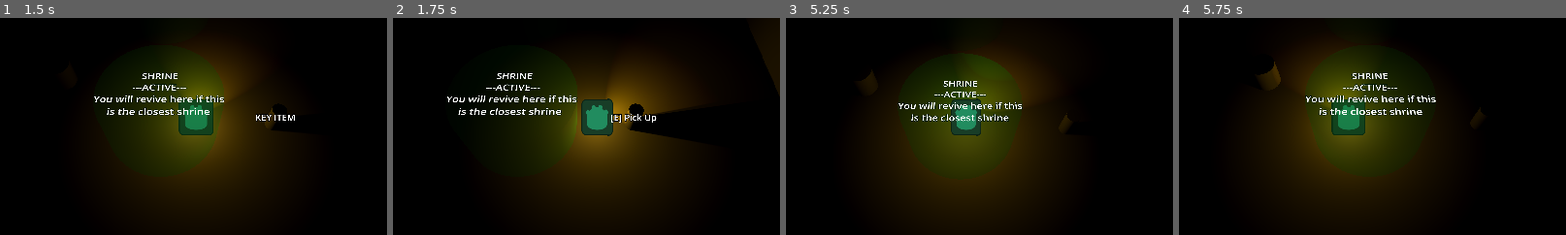
Above: before the commit, frames 1-4 (left to right).
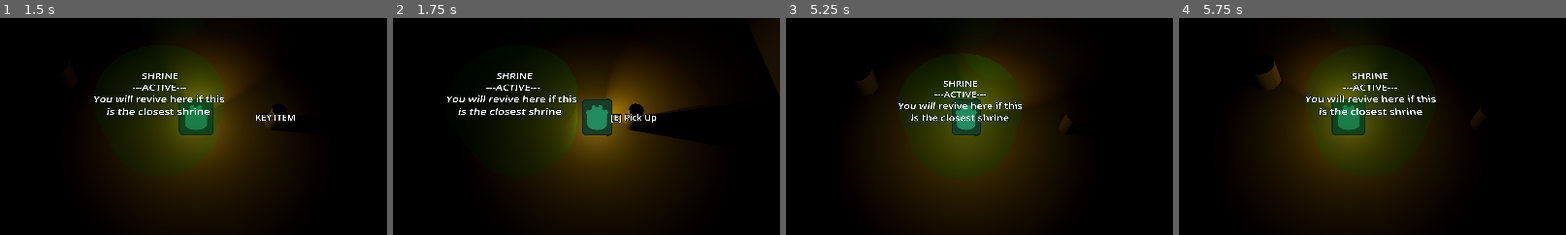
Above: after the commit, the same moments.

Repository: Rusty-Rat-Studios/dead-living-and-dying
Game: Godot game, scene res://game.tscn
Same seed, same stepped clock (60 frames per second), same inputs: the game is played once before the commit and once after it. The engine's default icon, where the game draws it, is replaced by a stand-in: a white triangle on a blue panel in a dark square.
Inputs (mouse positions are % of the whole screen's width and height, from its top left):
- Up to frame 1 (1.5 s): click "START" at 0.5 s; tap Enter at 1.25 s; move the mouse to (72, 45) at 1.27 s; hold Right (ui_right) from 1.28 s (still down); tap E (interact) at 1.35 s
- Up to frame 2 (1.75 s): keep holding Right (ui_right); tap Keypad Enter (ui_accept) at 1.52 s
- Up to frame 3 (5.25 s): move the mouse to (30, 55) at 2.02 s; release Right (ui_right) at 2.03 s; hold Down (ui_down) 2.03-2.78 s; tap Tab at 2.1, 3.6, 5.1 s; tap Keypad Enter (ui_accept) at 2.27, 3.77, 4.52 s; move the mouse to (60, 28) at 2.77 s; hold Right (ui_right) 2.78-3.53 s; tap E (interact) at 2.85, 4.35 s; move the mouse to (45, 70) at 3.52 s; hold Up (ui_up) 3.53-4.28 s; move the mouse to (80, 65) at 4.27 s; hold Left (ui_left) from 4.28 s (still down); move the mouse to (20, 35) at 5.02 s
- Up to frame 4 (5.75 s): keep holding Left (ui_left); tap Keypad Enter (ui_accept) at 5.27 s
The pictures show only the part of the screen within x 27-77%, y 27-77%; the shares and areas given below are measured in that part.

Frame 1 is identical in both runs. In frame 2, 0.1% of the frame differs, in the area x 48-57%, y 37-55%; in frame 3, less than 0.1%; in frame 4, nothing differs.

Commit message:
Add constant values for skew

Diff:
--- a/player/player.gd
+++ b/player/player.gd
@@ -16,6 +16,10 @@
 # used to begin decelerating rotation when close but not at target
 const DECELERATION_THRESHOLD: float = 5 * TARGET_THRESHOLD
 
+# used to skew sprite to emulate "looking" towards spotlight
+const SKEW_SCALE: float = 0.9 # smaller value = more skew
+const SKEW_ROTATION: float = PI / 7 # smaller denominator = more skew
+
 # player state machine, sibling node under Game node
 var state_machine: Node
 # used to track previously visited, non-consumed shrines (including default)
@@ -100,6 +104,7 @@
 func _process(delta: float) -> void:
 	if is_rotating:
 		rotate_to_target(delta)
+		skew_sprite()
 
 
 func _physics_process(delta: float) -> void:
@@ -200,25 +205,29 @@
 		angular_velocity = 0
 		is_rotating = false
 
+
+func skew_sprite() -> void:
 	# clamp light offset rotation between -PI and PI
+	var current_rotation: float = $LightOffset.rotation.y
 	if $LightOffset.rotation.y >= PI:
 		$LightOffset.rotation.y = -PI
 	elif $LightOffset.rotation.y <= -PI:
 		$LightOffset.rotation.y = PI
 	# skew sprite to make it appear as though it is "looking" in the target direction
-	sprite.scale.x = clamp(abs(cos($LightOffset.rotation.y)), 0.9, 1)
+	sprite.scale.x = clamp(abs(cos($LightOffset.rotation.y)), SKEW_SCALE, 1)
 
 	# flip animation based on rotation amount
 	if $LightOffset.rotation.y > -PI/2 and $LightOffset.rotation.y <= PI/2:
 		sprite.animation = "back"
-		sprite.rotation.y = clampf($LightOffset.rotation.y, -PI/8, PI/8)
+		sprite.rotation.y = clampf($LightOffset.rotation.y, -SKEW_ROTATION, SKEW_ROTATION)
 	else:
 		sprite.animation = "front"
 
 		if $LightOffset.rotation.y > 0:
-			sprite.rotation.y = clampf($LightOffset.rotation.y, PI - PI/8, PI)
+			sprite.rotation.y = clampf($LightOffset.rotation.y, PI - SKEW_ROTATION, PI)
 		else:
-			sprite.rotation.y = clampf($LightOffset.rotation.y, -PI, PI/8 - PI)
+			sprite.rotation.y = clampf($LightOffset.rotation.y, -PI, SKEW_ROTATION - PI)
+
 
 
 func hit() -> void:
